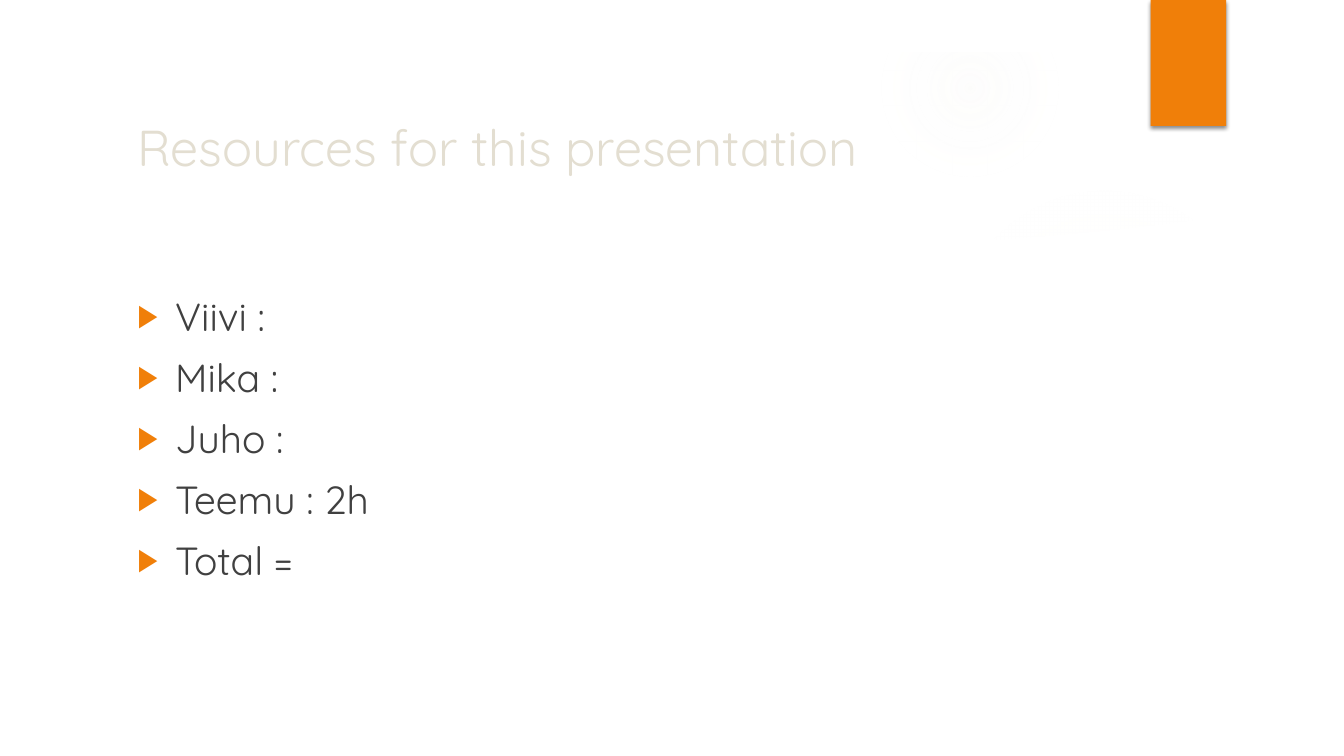
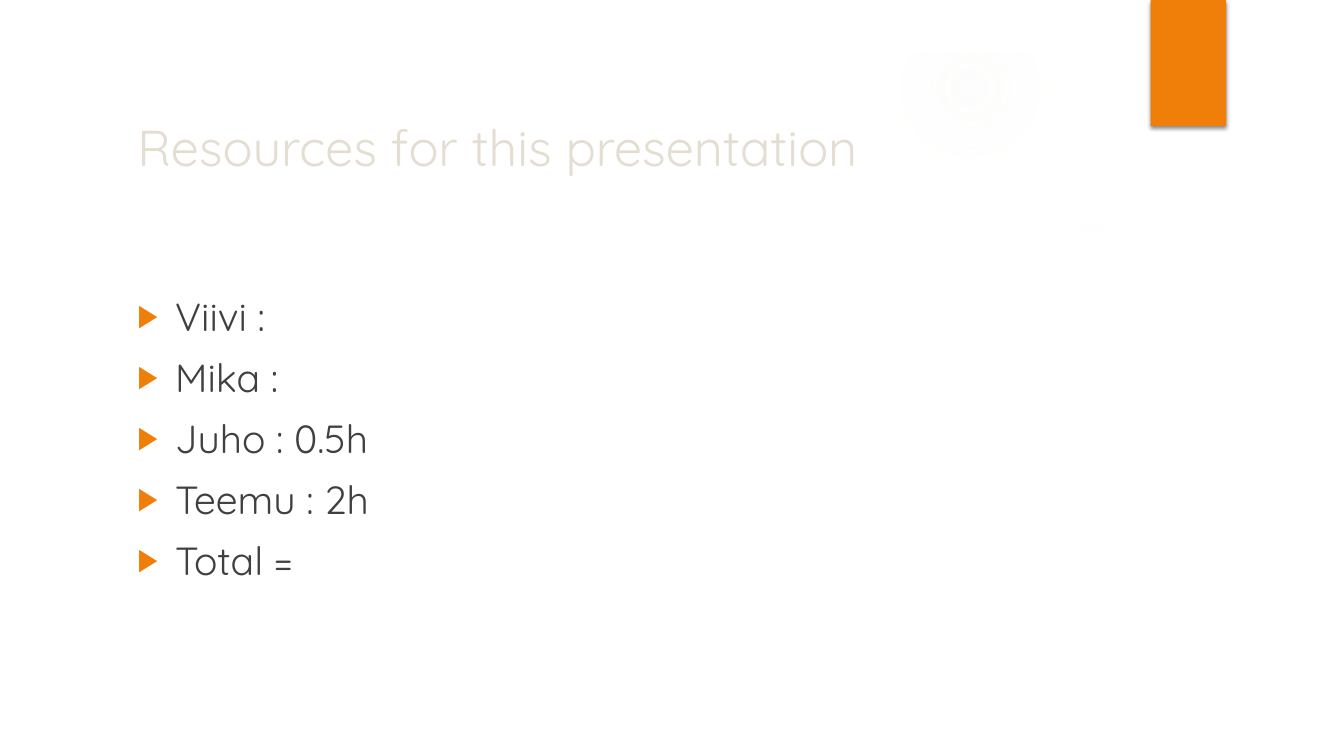
Before and after one commit to Dubsterna/Mahlatikat, a slide deck: slide 10 of Suunnitelma/web_programming.pptx. Drawn at 1344x756 pixels with LibreOffice and Linux fonts; fonts in the diff are those of the drawing; background and template pictures are left out. Boxes give left, top, right and bottom in pixels: in the first picture for what was removed or moved away, otherwise in the second. Text is boxed around its words. In the diff, an @@ line names an element or a change of style, - is before the commit and + after.

```diff
--- a/Suunnitelma/web_programming.pptx
+++ b/Suunnitelma/web_programming.pptx
@@ text at (x1=175, y1=424, x2=368, y2=454): text changed @@
-▶ Juho :
+▶ Juho : 0.5h
```
Also in this commit, not shown: 3 other slides changed.
